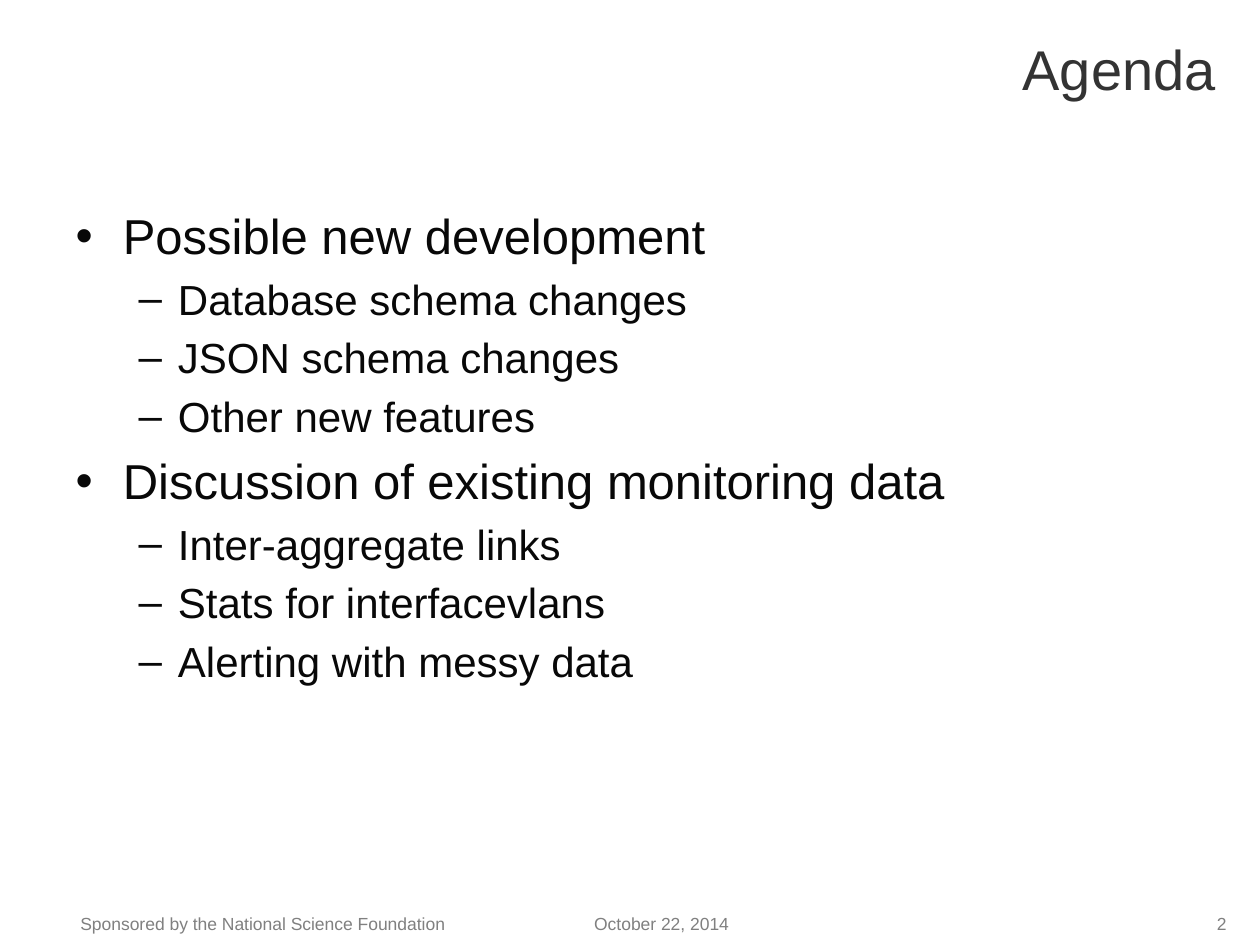
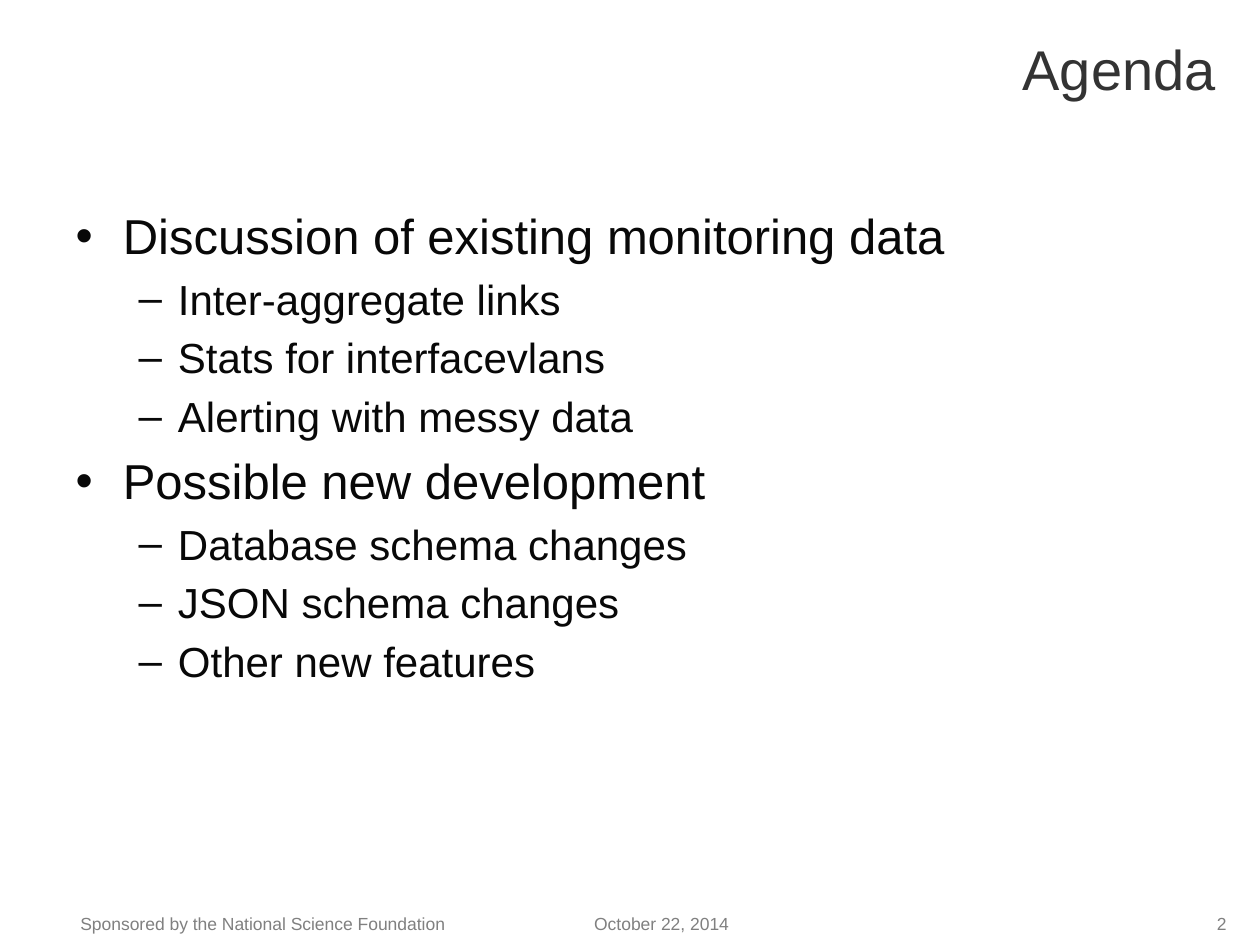
Before and after one commit to tcmitchell/geni-ops-monitoring, a slide deck: slide 2 of doc/slides/GEC21/monitoring-meeting-gec21.pptx. Drawn at 1260x945 pixels with LibreOffice and Linux fonts; fonts in the diff are those of the drawing; background and template pictures are left out. Boxes give left, top, right and bottom in pixels: in the first picture for what was removed or moved away, otherwise in the second. Text is boxed around its words. In the diff, an @@ line names an element or a change of style, - is before the commit and + after.

Commit message:
Slight re-org to mention monitoring data issues first.
Based on verbal feedback from Heidi.

```diff
--- a/doc/slides/GEC21/monitoring-meeting-gec21.pptx
+++ b/doc/slides/GEC21/monitoring-meeting-gec21.pptx
@@ text at (123, 218, 944, 441): paragraphs added @@
+• Discussion of existing monitoring data
+  – Inter-aggregate links
+  – Stats for interfacevlans
+  – Alerting with messy data
@@ text at (123, 463, 944, 686): paragraphs removed @@
-• Discussion of existing monitoring data
-  – Inter-aggregate links
-  – Stats for interfacevlans
-  – Alerting with messy data
```
Also in this commit, not shown: 1 other slide changed.
